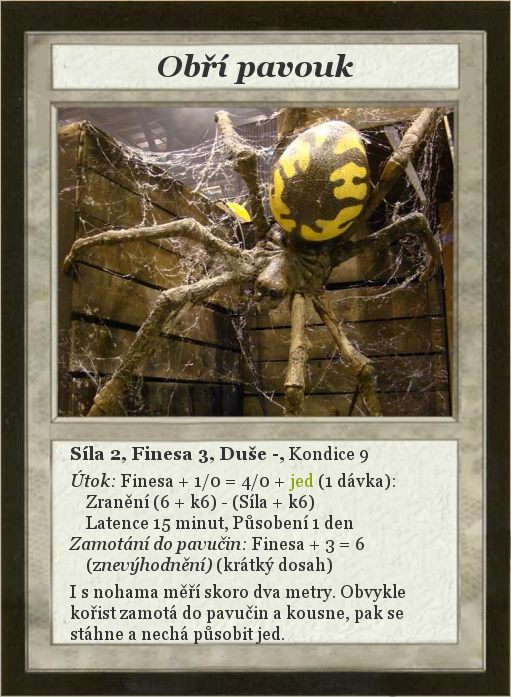
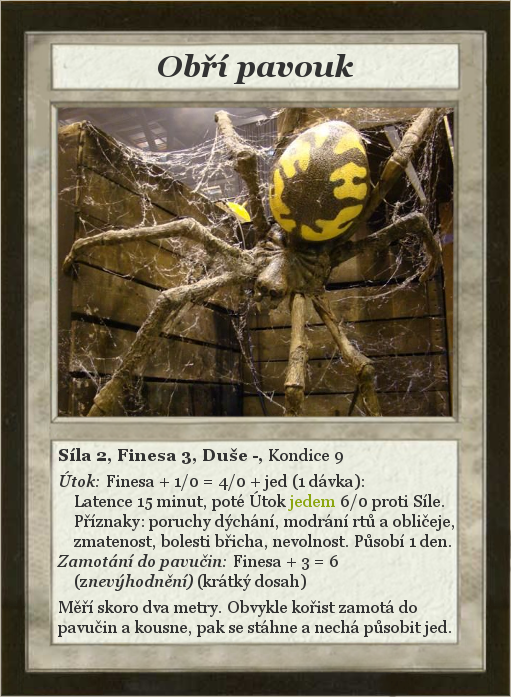
Layers edited between the first and the second 511x697 image:
painted on "Síla 2, Finesa 3, Duše -, Kond..." over [57, 446, 454, 644]
